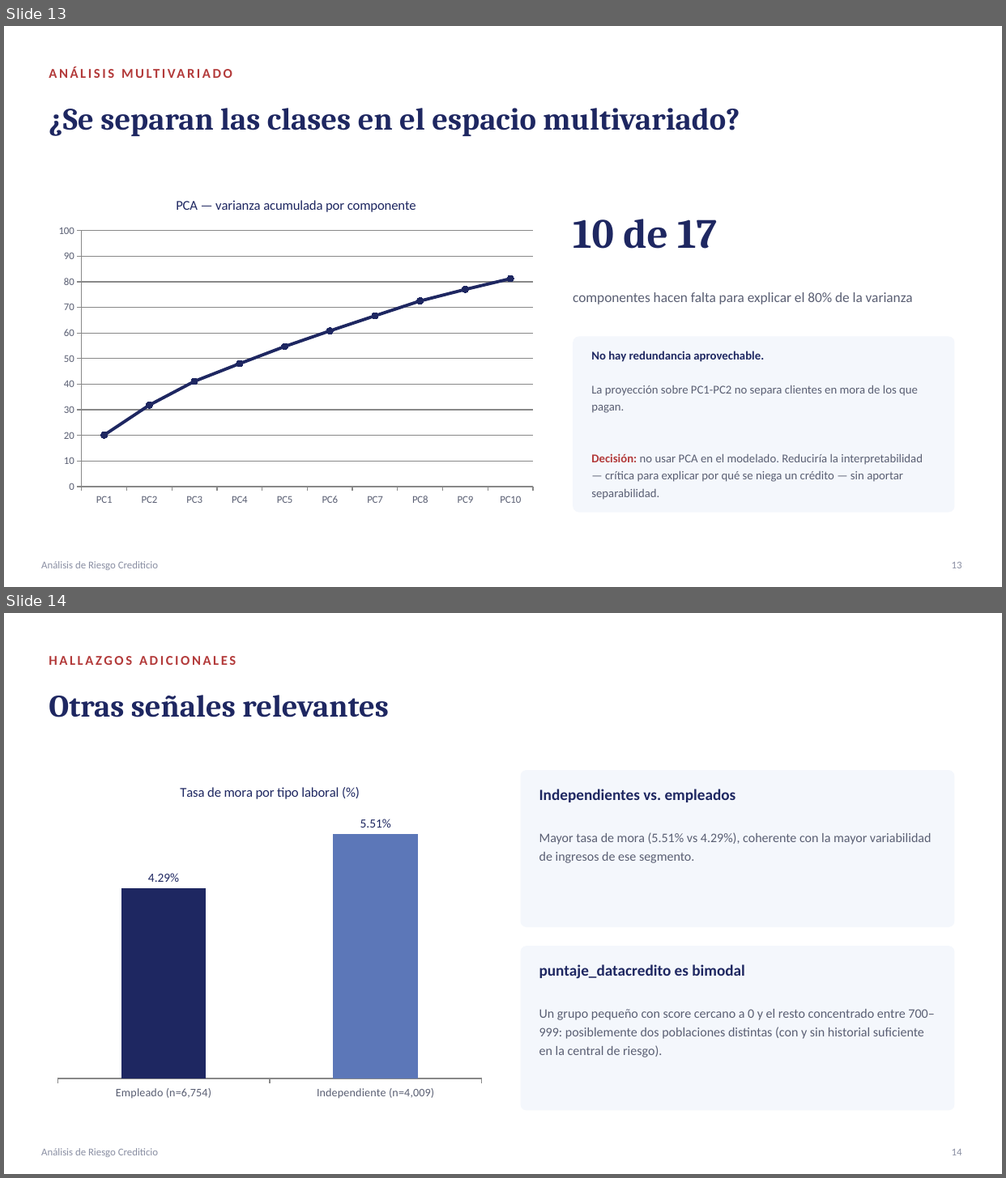
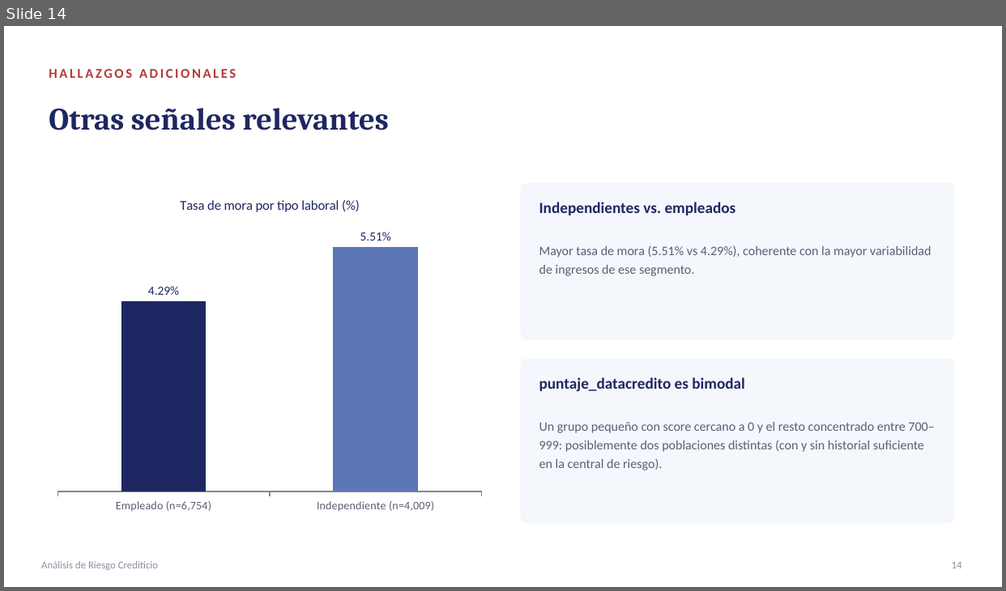
Before and after one commit to papiarcacamilo/MLOPS_CURSE, a slide deck: PRESENTACION.pptx. Shown one above the other, each under a label of ours: slides 13 and 14 before the commit, slide 14 after it. The pictures are 1006x1178 and 1006x591 pixels, drawn with LibreOffice and Linux fonts; fonts in the diff are those of the drawing. Boxes give left, top, right and bottom in pixels: in the first picture for what was removed or moved away, otherwise in the second. Text is boxed around its words. In the diff, an @@ line names an element or a change of style, - is before the commit and + after.

```diff
--- a/PRESENTACION.pptx
+++ b/PRESENTACION.pptx
@@ slide 13 removed at (4, 26, 1002, 587), background #FFFFFF @@
@@ text removed at (49, 108, 536, 136) @@
-¿Se separan las clases en el espacio multivariado?
@@ text removed at (543, 108, 739, 130) @@
-ANÁLISIS MULTIVARIADO
@@ line chart removed at (49, 183, 543, 513) @@
-title "PCA — varianza acumulada por componente"
-categories: PC1, PC2, PC3, PC4, PC5, PC6, PC7, PC8, PC9, PC10
-Series 1: 20, 32, 41, 48, 55, 61, 67, 72, 77, 81
@@ text removed at (573, 219, 717, 249) @@
-10 de 17
@@ text removed at (573, 292, 913, 305) @@
-componentes hacen falta para explicar el 80% de la varianza
@@ rounded rectangle removed at (573, 337, 955, 513) @@
@@ text removed at (591, 351, 923, 500) @@
-No hay redundancia aprovechable.
-La proyección sobre PC1-PC2 no separa clientes en mora de los que pagan.
-Decisión: no usar PCA en el modelado. Reduciría la interpretabilidad — crítica para explicar por qué se niega un crédito — sin aportar separabilidad.
@@ text removed at (41, 561, 158, 570) @@
-Análisis de Riesgo Crediticio
@@ text removed at (952, 562, 962, 569) @@
-13
```
Also in this commit, not shown: 10 slides changed, 1 slide added, 3 other files.
